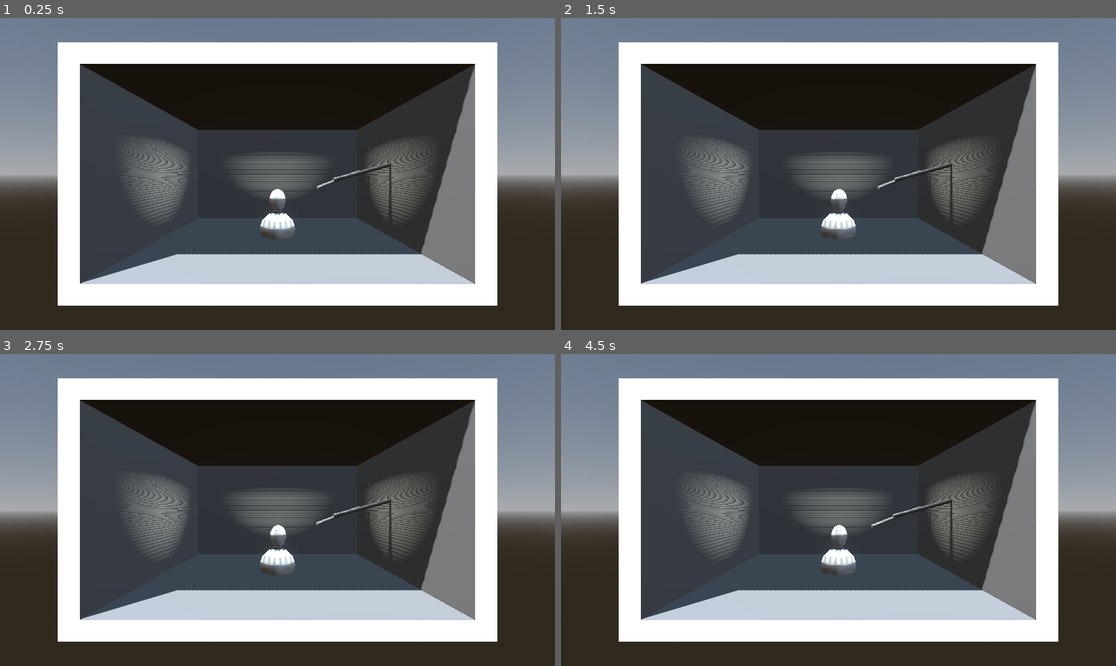
Above: before the commit, frames 1-4 (two rows, left to right).
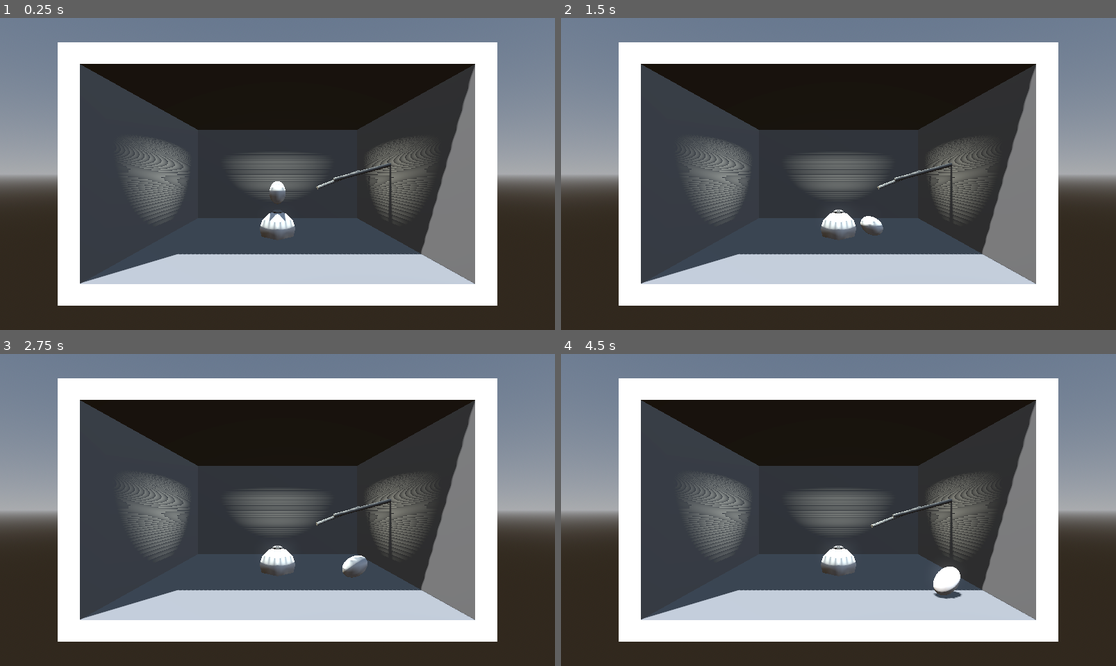
Above: after the commit, the same moments.

Repository: MCasper55/juiceTrain
Game: Godot game, scene res://Scenes/egg_room.tscn
Two runs of this game, one before a commit and one after it. Both use one fixed random seed, a clock stepped at 60 frames per second and the inputs below.
Inputs:
- Up to frame 1 (0.25 s): no input
- Up to frame 2 (1.5 s): tap Space (space) at 0.6, 1.35 s
- Up to frame 3 (2.75 s): tap Space (space) at 2.1 s
- Up to frame 4 (4.5 s): tap Space (space) at 2.85, 3.6, 4.35 s; tap Enter at 4.25 s

The runs differ from the first frame. In frame 1, 0.2% of the frame differs, in the area x 48-52%, y 52-66%; in frame 2, 0.3%; in frame 3, 0.4%; in frame 4, 0.6%, in the area x 48-73%, y 54-79%.

Commit message:
tweaked egg

Diff:
--- a/newDevicesCannotConnectToTheEgg/Scenes/egg.tscn
+++ b/newDevicesCannotConnectToTheEgg/Scenes/egg.tscn
@@ -1,11 +1,15 @@
-[gd_scene load_steps=7 format=4 uid="uid://bjqocm1e2a7rm"]
+[gd_scene load_steps=9 format=4 uid="uid://bjqocm1e2a7rm"]
 
 [ext_resource type="Script" uid="uid://clh0la0ttsup4" path="res://Scripts/egg.gd" id="1_jdgtd"]
 
 [sub_resource type="CapsuleShape3D" id="CapsuleShape3D_vgq1g"]
 margin = 0.0
-radius = 0.508333
+radius = 0.518899
 height = 1.40565
+
+[sub_resource type="PhysicsMaterial" id="PhysicsMaterial_jdgtd"]
+friction = 0.4
+bounce = 0.8
 
 [sub_resource type="StandardMaterial3D" id="StandardMaterial3D_jdgtd"]
 grow_amount = 1.231
@@ -36,6 +40,10 @@
 [sub_resource type="ConvexPolygonShape3D" id="ConvexPolygonShape3D_vgq1g"]
 points = PackedVector3Array(0.0900365, 0.35623, 0.42037, -0.0919359, 0.00382634, -0.490613, -0.153229, 0.00403715, -0.4 …(918 unchanged characters)…
 
+[sub_resource type="PhysicsMaterial" id="PhysicsMaterial_1iuog"]
+friction = 0.4
+bounce = 0.8
+
 [node name="Egg" type="Node3D"]
 script = ExtResource("1_jdgtd")
 
@@ -45,6 +53,7 @@
 shape = SubResource("CapsuleShape3D_vgq1g")
 
 [node name="Seg1" type="RigidBody3D" parent="."]
+physics_material_override = SubResource("PhysicsMaterial_jdgtd")
 
 [node name="CSGBakedMeshInstance3D" type="MeshInstance3D" parent="Seg1"]
 mesh = SubResource("ArrayMesh_vgq1g")
@@ -54,6 +63,7 @@
 
 [node name="Seg2" type="RigidBody3D" parent="."]
 transform = Transform3D(1, 0, 0, 0, -1, -8.74228e-08, 0, 8.74228e-08, -1, 0, 0, 0)
+physics_material_override = SubResource("PhysicsMaterial_1iuog")
 
 [node name="CSGBakedMeshInstance3D" type="MeshInstance3D" parent="Seg2"]
 mesh = SubResource("ArrayMesh_vgq1g")
--- a/newDevicesCannotConnectToTheEgg/Scenes/egg_room.tscn
+++ b/newDevicesCannotConnectToTheEgg/Scenes/egg_room.tscn
@@ -20,6 +20,9 @@
 glow_enabled = true
 volumetric_fog_enabled = true
 volumetric_fog_density = 0.0165
+
+[sub_resource type="BoxShape3D" id="BoxShape3D_fesqg"]
+size = Vector3(11.6747, 0.0928955, 11.8171)
 
 [sub_resource type="StandardMaterial3D" id="StandardMaterial3D_fesqg"]
 grow_amount = -16.0
@@ -55,6 +58,12 @@
 transform = Transform3D(-1, 0, 8.74228e-08, 0, 1, 0, -8.74228e-08, 0, -1, 0, 0, -18)
 fov = 56.2056
 
+[node name="FloorBreak" type="Area3D" parent="World" groups=["CanBreakEgg"]]
+transform = Transform3D(1, 0, 0, 0, 1, 0, 0, 0, 1, 0, -3.85401, 0)
+
+[node name="CollisionShape3D" type="CollisionShape3D" parent="World/FloorBreak"]
+shape = SubResource("BoxShape3D_fesqg")
+
 [node name="Room" type="Node3D" parent="."]
 
 [node name="RoomCsg" type="CSGBox3D" parent="Room"]
@@ -83,7 +92,7 @@
 ring_sides = 8
 smooth_faces = false
 
-[node name="Devices" type="Node3D" parent="." groups=["CanBreakEgg"]]
+[node name="Devices" type="Node3D" parent="."]
 
 [node name="RobotArmAnim" parent="Devices" instance=ExtResource("2_fesqg")]
 transform = Transform3D(-0.258819, 1.93185, 0, -0.965926, -0.517638, 0, 0, 0, 1, -5.40395, 0.166141, 0)
@@ -94,4 +103,4 @@
 [node name="Egg" type="Node3D" parent="."]
 
 [node name="Egg" parent="Egg" instance=ExtResource("1_0ovjy")]
-transform = Transform3D(1, 0, 0, 0, 1, 0, 0, 0, 1, 0, -1.33451, 0)
+transform = Transform3D(1, 0, 0, 0, 1, 0, 0, 0, 1, 0, -0.85984, 0)
--- a/newDevicesCannotConnectToTheEgg/Scripts/egg.gd
+++ b/newDevicesCannotConnectToTheEgg/Scripts/egg.gd
@@ -11,3 +11,7 @@
 		cracked = 1
 		joint.queue_free()
 		print("yeehaw")
+
+
+func _on_area_3d_body_entered(body):
+	print("ok")
Not shown: 1 places in newDevicesCannotConnectToTheEgg/Scenes/egg_room.tscn that only renumber resources
